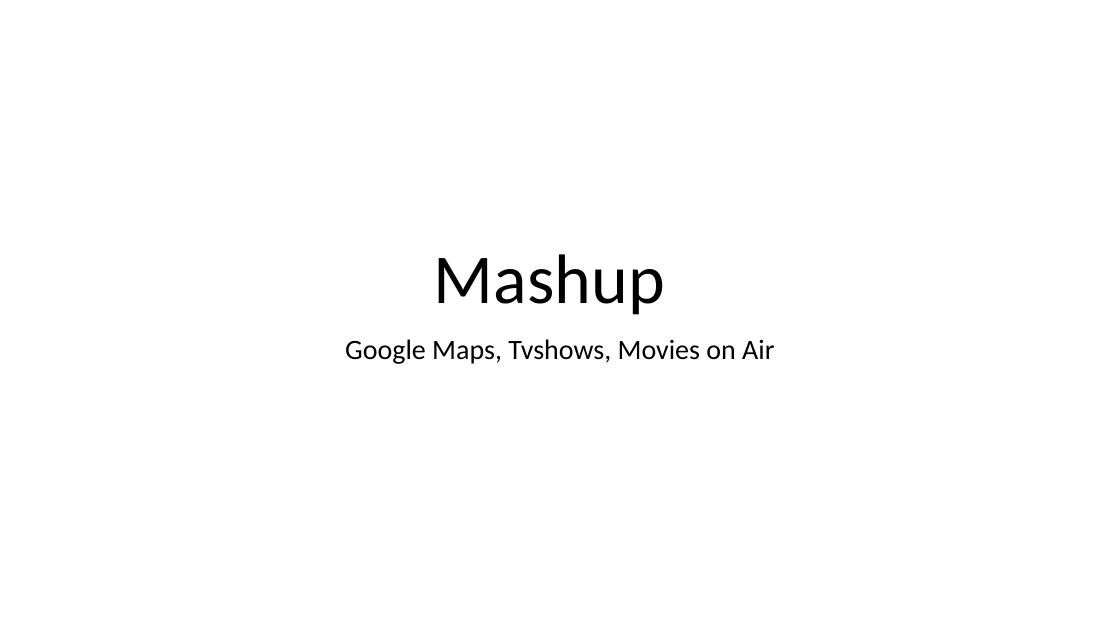
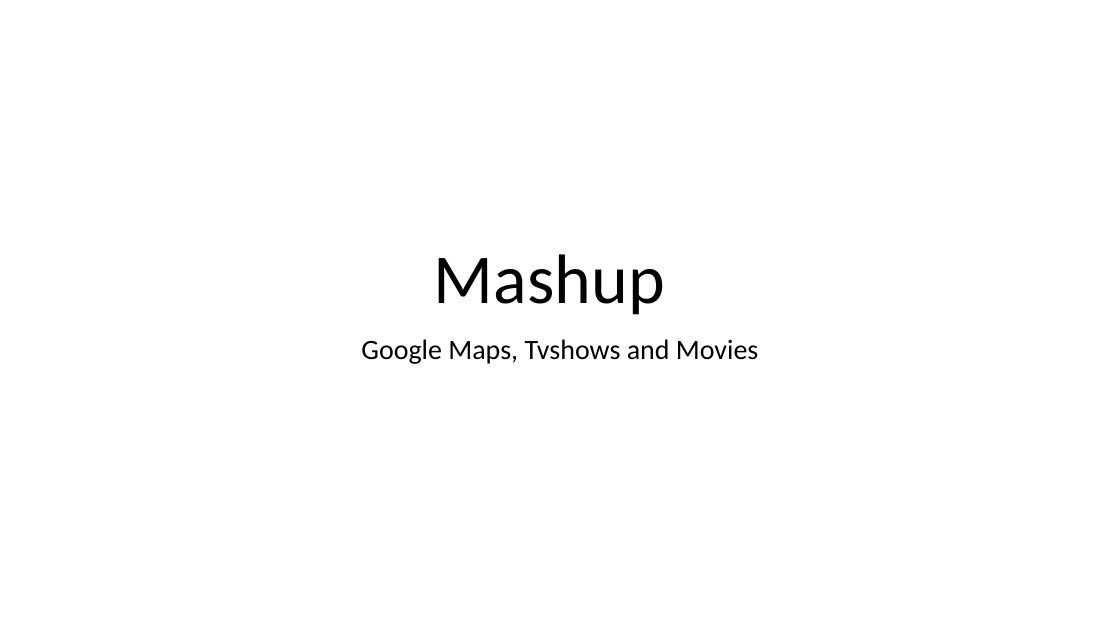
Before and after one commit to akhiln28/ontology_assignment2, a slide deck: slide 1 of presentation.pptx. Drawn at 1120x630 pixels with LibreOffice and Linux fonts; fonts in the diff are those of the drawing. Boxes give left, top, right and bottom in pixels: in the first picture for what was removed or moved away, otherwise in the second. Text is boxed around its words. In the diff, an @@ line names an element or a change of style, - is before the commit and + after.

```diff
--- a/presentation.pptx
+++ b/presentation.pptx
@@ subtitle at (361, 339, 758, 364): text changed @@
-Google Maps, Tvshows, Movies on Air
+Google Maps, Tvshows and Movies
```
Also in this commit, not shown: 6 other slides changed, 6 other files.
